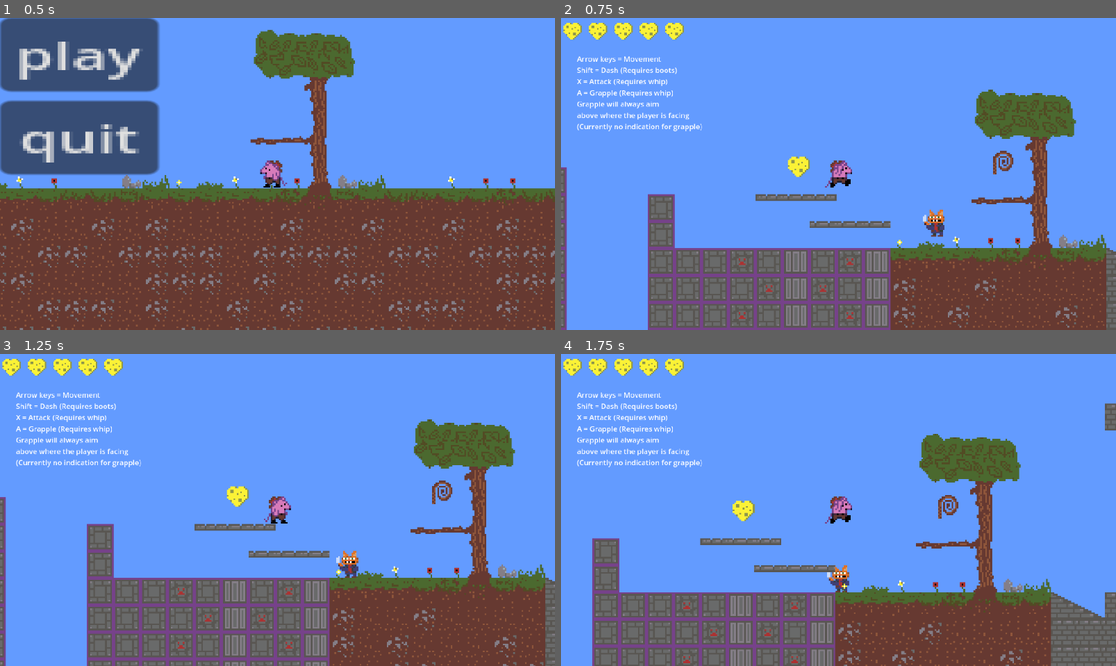
Above: before the commit, frames 1-4 (two rows, left to right).
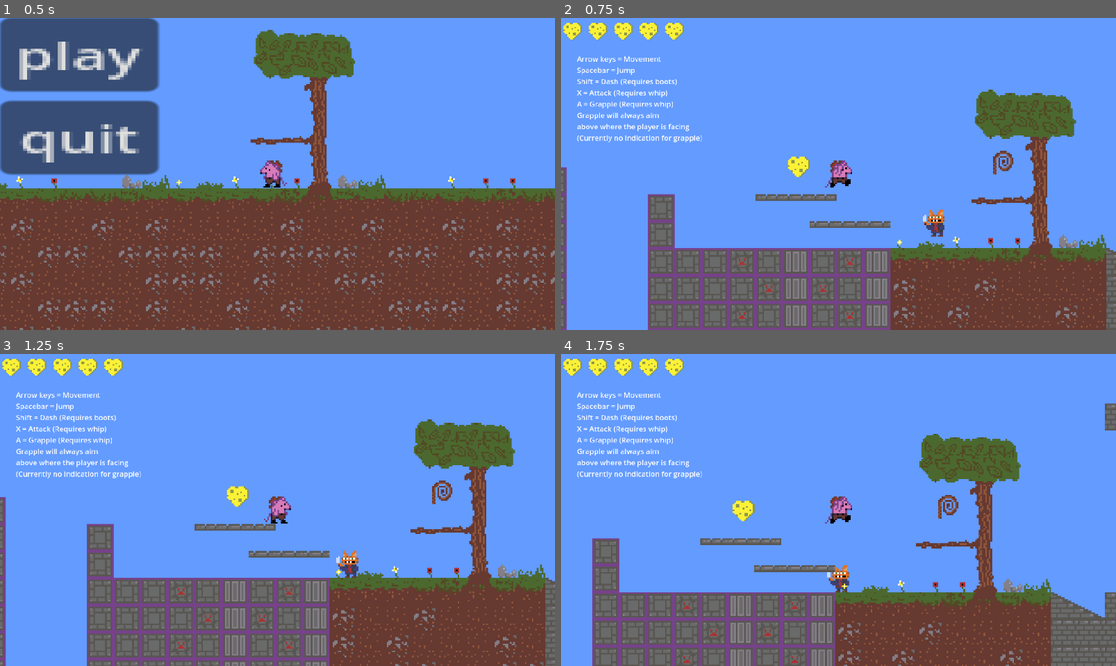
Above: after the commit, the same moments.

Repository: jyee0012/CMPT230-Game
Game: Godot game, scene res://Assets/Scenes/Levels/mainmenu.tscn
Two runs of this game, one before a commit and one after it. Both use one fixed random seed, a clock stepped at 60 frames per second and the inputs below.
Inputs:
- Up to frame 1 (0.5 s): no input
- Up to frame 2 (0.75 s): click "play" at 0.5 s
- Up to frame 3 (1.25 s): no input
- Up to frame 4 (1.75 s): hold Right (right) from 1.28 s (still down); tap X (attack) at 1.35 s; tap Space (jump) at 1.52 s

Frame 1 is identical in both runs. In frame 2, 1.4% of the frame differs, in the area x 2-26%, y 15-40%; in frame 3, 1.4%; in frame 4, 1.4%.

Commit message:
Updated ui text

Diff:
--- a/cmpt230-game/Assets/Scenes/Levels/testlevel.tscn
+++ b/cmpt230-game/Assets/Scenes/Levels/testlevel.tscn
@@ -57,6 +57,7 @@
 offset_bottom = -612.0
 scale = Vector2(2.67391, 2.5732)
 text = "Arrow keys = Movement
+Spacebar = Jump
 Shift = Dash (Requires boots)
 X = Attack (Requires whip)
 A = Grapple (Requires whip)
